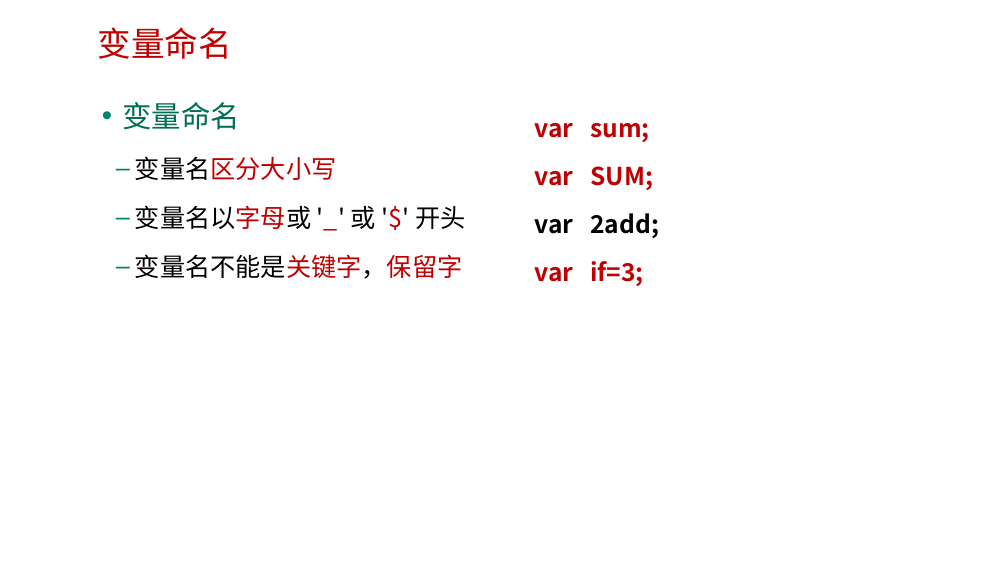
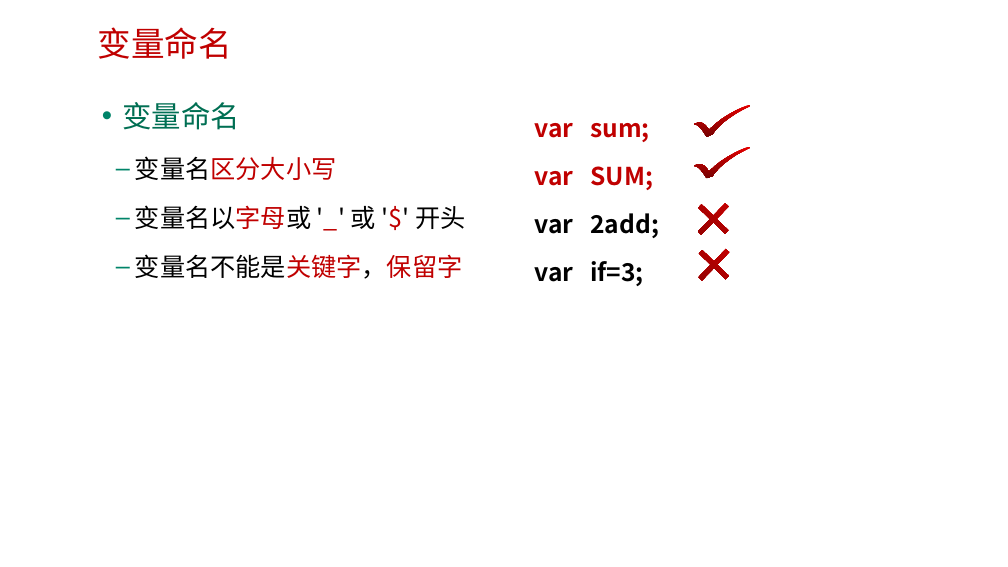
Before and after one commit to edu2act/course-web2, a slide deck: slide 11 of materials/slides/第二章 JavaScript基础语法.pptx. Drawn at 1008x567 pixels with LibreOffice and Linux fonts; fonts in the diff are those of the drawing; background and template pictures are left out. Boxes give left, top, right and bottom in pixels: in the first picture for what was removed or moved away, otherwise in the second. Text is boxed around its words. In the diff, an @@ line names an element or a change of style, - is before the commit and + after.

```diff
--- a/materials/slides/第二章 JavaScript基础语法.pptx
+++ b/materials/slides/第二章 JavaScript基础语法.pptx
@@ freeform shape added at (694, 105, 751, 137), fill gradient #E30000 to #760303 @@
@@ freeform shape added at (694, 147, 751, 178), fill gradient #E30000 to #760303 @@
@@ plus sign added at (677, 182, 750, 255), fill gradient #E30000 to #760303 @@
@@ plus sign added at (678, 228, 751, 301), fill gradient #E30000 to #760303 @@
@@ text at (535, 261, 644, 286): text colour #C00000 to #000000 in "var if=3;" @@
```
Also in this commit, not shown: 3 other slides changed, 1 other file.
